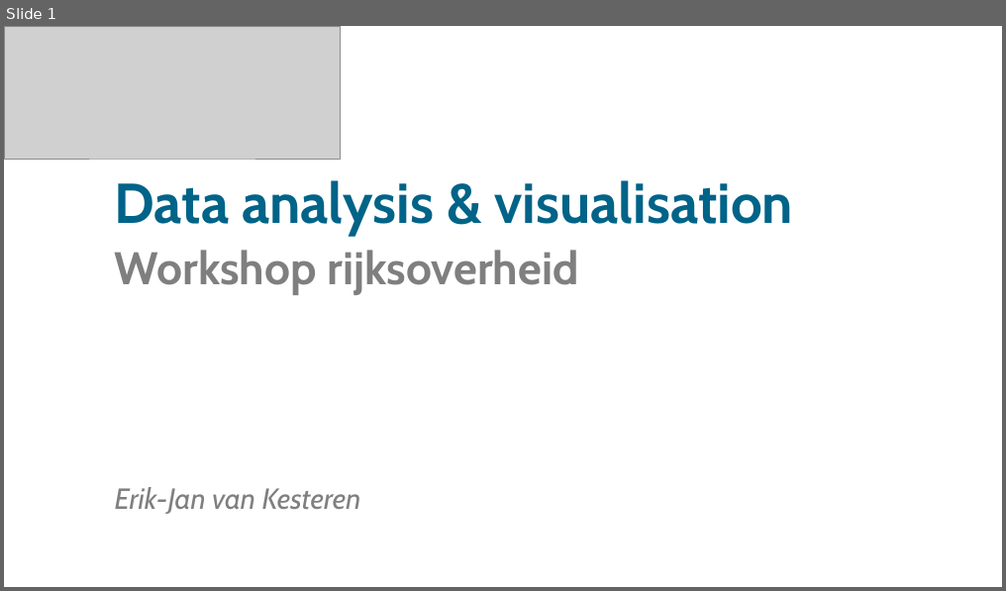
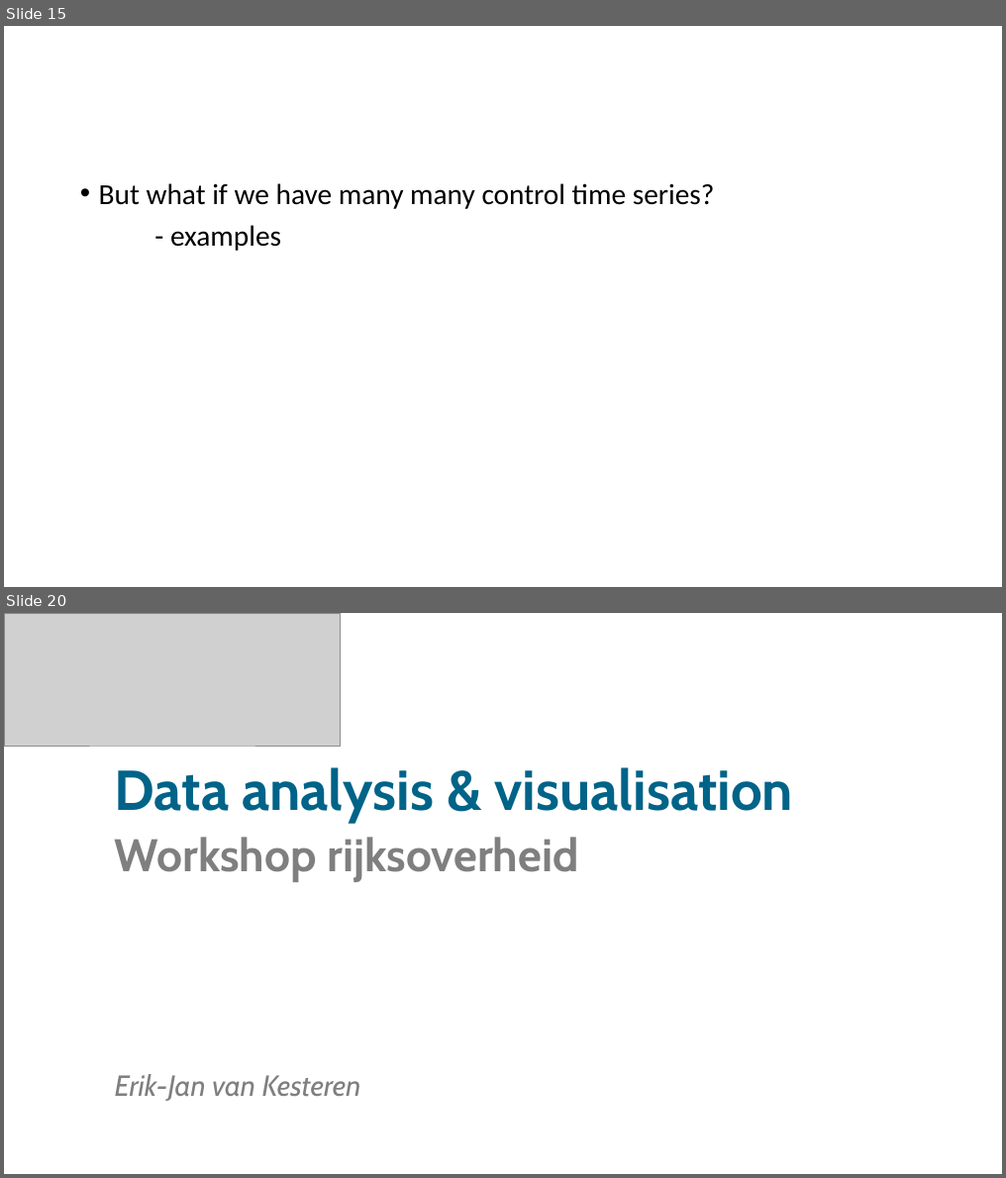
Before and after one commit to sodascience/workshop_causal_impact_assessment, a slide deck: lectures/04_causal_impact/causal_impact.pptx. Shown one above the other, each under a label of ours: slide 1 before the commit, slides 15 and 20 after it; the slides between them are not shown. The pictures are 1006x591 and 1006x1178 pixels, drawn with LibreOffice and Linux fonts; fonts in the diff are those of the drawing; grey boxes stand for pictures. Boxes give left, top, right and bottom in pixels: in the first picture for what was removed or moved away, otherwise in the second. Text is boxed around its words. In the diff, an @@ line names an element or a change of style, - is before the commit and + after.

```diff
--- a/lectures/04_causal_impact/causal_impact.pptx
+++ b/lectures/04_causal_impact/causal_impact.pptx
@@ slide 15 added at <box>4,26,1002,587</box>, background #FFFFFF @@
@@ text added at <box>99,183,715,251</box>, 28 pt, text #000000 @@
+• But what if we have many many control time series?
+- examples
@@ what was slide 1 is now slide 20 @@
```
Also in this commit, not shown: 1 slide changed, 17 other slides added, 1 slide removed, 3 other files.
